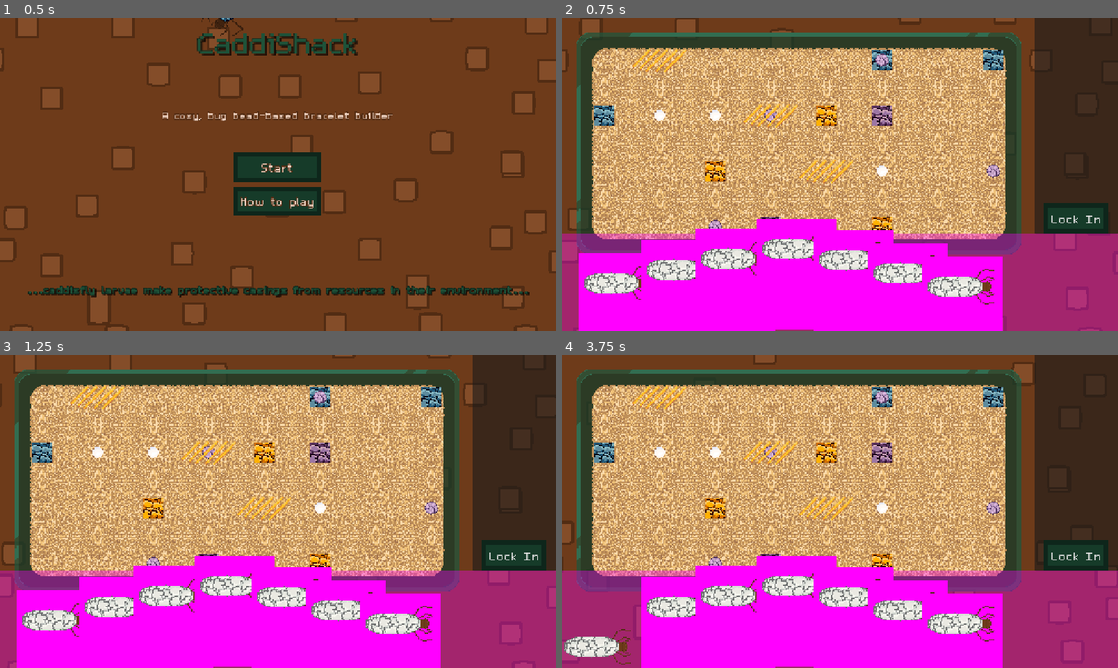
Above: before the commit, frames 1-4 (two rows, left to right).
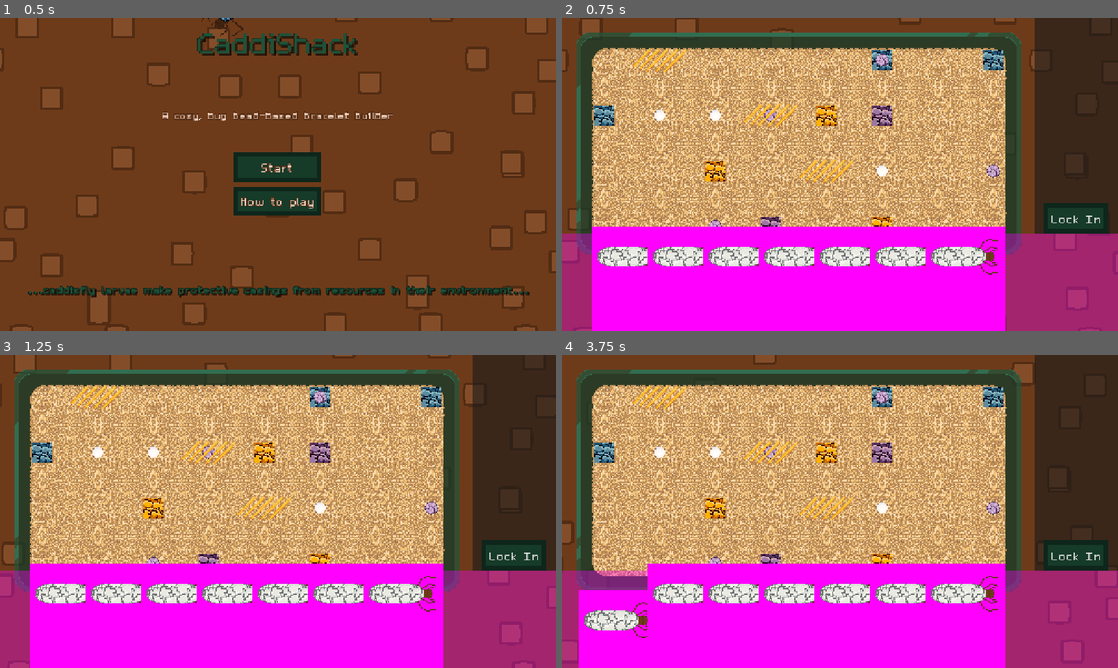
Above: after the commit, the same moments.

Repository: Splashy-Inc/caddishack
Game: Godot game, scene res://SCENES/screen_manager.tscn
Same seed, same stepped clock (60 frames per second), same inputs: the game is played once before the commit and once after it. The engine's default icon, where the game draws it, is replaced by a stand-in: a white triangle on a blue panel in a dark square.
Inputs (mouse positions are in pixels of both pictures, inside the frame that each line leads up to):
- Up to frame 1 (0.5 s): no input
- Up to frame 2 (0.75 s): click "Start" at 0.5 s
- Up to frame 3 (1.25 s): no input
- Up to frame 4 (3.75 s): click "Lock In" at 1.25 s; click "Lock In" at 2 s; click "Lock In" at 2.75 s; move the mouse to (617, 646) at 3.52 s; press the mouse at (617, 646) at 3.53 s

Frame 1 is identical in both runs. In frame 2, 9.3% of the frame differs, in the area x 3-80%, y 64-100%; in frame 3, 9.3%; in frame 4, 10%, in the area x 0-80%, y 64-100%.

Commit message:
Get card hand and management working
Able to draw cards into hand (just generates new ones right now)

Able to pull cards out of hand and place larvae in terrarium

Able to simulate, then draw new cards when it's done

Diff:
--- /dev/null
+++ b/SCENES/LARVAE/card_hand.tscn
@@ -0,0 +1,13 @@
+[gd_scene format=3 uid="uid://dac4l330kaphs"]
+
+[ext_resource type="Script" uid="uid://c1u3584lj681l" path="res://SCRIPTS/LARVAE/card_hand.gd" id="1_jwfek"]
+
+[sub_resource type="RectangleShape2D" id="RectangleShape2D_jwfek"]
+size = Vector2(896, 224)
+
+[node name="CardHand" type="Node2D" unique_id=1587952838]
+script = ExtResource("1_jwfek")
+
+[node name="HandRegion" type="CollisionShape2D" parent="." unique_id=1403408777]
+shape = SubResource("RectangleShape2D_jwfek")
+disabled = true
--- a/SCENES/LARVAE/card_handler.tscn
+++ b/SCENES/LARVAE/card_handler.tscn
@@ -12,6 +12,3 @@
 
 [node name="CollisionShape2D" type="CollisionShape2D" parent="." unique_id=1133166408]
 shape = SubResource("CircleShape2D_fpbf4")
-
-[connection signal="body_entered" from="." to="." method="_on_body_entered"]
-[connection signal="body_exited" from="." to="." method="_on_body_exited"]
--- a/SCENES/LARVAE/larva_card.tscn
+++ b/SCENES/LARVAE/larva_card.tscn
@@ -5,6 +5,9 @@
 
 [sub_resource type="PlaceholderTexture2D" id="PlaceholderTexture2D_3wmsx"]
 size = Vector2(184, 256)
+
+[sub_resource type="CircleShape2D" id="CircleShape2D_icnma"]
+radius = 1.0
 
 [sub_resource type="RectangleShape2D" id="RectangleShape2D_wnpqk"]
 size = Vector2(184, 256)
@@ -17,19 +20,26 @@
 [node name="Sprite2D" type="Sprite2D" parent="Card" unique_id=642097255]
 texture = SubResource("PlaceholderTexture2D_3wmsx")
 
-[node name="LarvaSlot" type="Node2D" parent="." unique_id=1483369864]
+[node name="LarvaSlot" type="Area2D" parent="." unique_id=957539115]
 position = Vector2(46, -60)
 rotation = 1.5707964
+collision_layer = 0
+collision_mask = 16
 
 [node name="Larva" parent="LarvaSlot" unique_id=1438854672 instance=ExtResource("1_4xgy5")]
 process_mode = 4
 z_index = 0
 
+[node name="CollisionShape2D" type="CollisionShape2D" parent="LarvaSlot" unique_id=2083541082]
+shape = SubResource("CircleShape2D_icnma")
+
 [node name="ClickableArea" type="Area2D" parent="." unique_id=1641301708]
 collision_layer = 8
-collision_mask = 0
+collision_mask = 16
 
 [node name="CollisionShape2D" type="CollisionShape2D" parent="ClickableArea" unique_id=1075871762]
 shape = SubResource("RectangleShape2D_wnpqk")
 
+[connection signal="body_entered" from="LarvaSlot" to="." method="_on_larva_slot_body_entered"]
+[connection signal="body_exited" from="LarvaSlot" to="." method="_on_larva_slot_body_exited"]
 [connection signal="input_event" from="ClickableArea" to="." method="_on_clickable_area_input_event"]
--- a/SCENES/TERRARIUM/terrarium_station.tscn
+++ b/SCENES/TERRARIUM/terrarium_station.tscn
@@ -10,7 +10,7 @@
 [ext_resource type="StyleBox" uid="uid://b4ohcrep4kgqi" path="res://RESOURCES/button_box_hover.tres" id="7_yxfdh"]
 [ext_resource type="Script" uid="uid://cm33vxylxpkwp" path="res://RESOURCES/special_material_info.gd" id="8_04exf"]
 [ext_resource type="Script" uid="uid://qiyyftxmq7nx" path="res://RESOURCES/terrarium_info.gd" id="9_s7cx1"]
-[ext_resource type="PackedScene" uid="uid://cue2ptvqn6f3r" path="res://SCENES/LARVAE/larva_card.tscn" id="10_ll8qw"]
+[ext_resource type="PackedScene" uid="uid://dac4l330kaphs" path="res://SCENES/LARVAE/card_hand.tscn" id="10_04exf"]
 
 [sub_resource type="Resource" id="Resource_d1wso"]
 script = ExtResource("7_ll8qw")
@@ -141,28 +141,9 @@
 region_enabled = true
 region_rect = Rect2(0, 0, 1280, 224)
 
-[node name="Hand" type="Node2D" parent="PlayScreen/CardSection" unique_id=950258879]
-position = Vector2(-96, -22)
-
-[node name="LarvaCard" parent="PlayScreen/CardSection/Hand" unique_id=1227121871 instance=ExtResource("10_ll8qw")]
-position = Vector2(-415, 85)
-
-[node name="LarvaCard2" parent="PlayScreen/CardSection/Hand" unique_id=1500410228 instance=ExtResource("10_ll8qw")]
-position = Vector2(-271, 54)
-
-[node name="LarvaCard3" parent="PlayScreen/CardSection/Hand" unique_id=1394797297 instance=ExtResource("10_ll8qw")]
-position = Vector2(-145, 29)
-
-[node name="LarvaCard4" parent="PlayScreen/CardSection/Hand" unique_id=113522985 instance=ExtResource("10_ll8qw")]
-position = Vector2(-4, 5)
-
-[node name="LarvaCard5" parent="PlayScreen/CardSection/Hand" unique_id=1420833387 instance=ExtResource("10_ll8qw")]
-position = Vector2(126, 30)
-
-[node name="LarvaCard6" parent="PlayScreen/CardSection/Hand" unique_id=707690389 instance=ExtResource("10_ll8qw")]
-position = Vector2(250, 60)
-
-[node name="LarvaCard7" parent="PlayScreen/CardSection/Hand" unique_id=205862127 instance=ExtResource("10_ll8qw")]
-position = Vector2(377, 91)
+[node name="CardHand" parent="PlayScreen/CardSection" unique_id=1587952838 instance=ExtResource("10_04exf")]
+position = Vector2(-96, 0)
 
 [node name="CardHandler" parent="PlayScreen" unique_id=2084620106 instance=ExtResource("2_04exf")]
+
+[connection signal="larvae_done" from="PlayScreen/Terrarium" to="." method="_on_terrarium_larvae_done"]
--- a/SCENES/TERRARIUM/tilemap_bugbox.tres
+++ b/SCENES/TERRARIUM/tilemap_bugbox.tres
@@ -178,7 +178,7 @@
 
 [resource]
 tile_size = Vector2i(128, 128)
-physics_layer_0/collision_layer = 1
+physics_layer_0/collision_layer = 0
 physics_layer_1/collision_layer = 16
 physics_layer_1/collision_mask = 0
 terrain_set_0/mode = 0
--- /dev/null
+++ b/SCRIPTS/LARVAE/card_hand.gd
@@ -0,0 +1,72 @@
+extends Node2D
+
+class_name CardHand
+
+var cards : Array[LarvaCard]
+var hand_width := 0.0
+
+@onready var hand_region: CollisionShape2D = $HandRegion
+
+# Called when the node enters the scene tree for the first time.
+func _ready() -> void:
+	hand_width = hand_region.shape.get_rect().size.x
+	draw_cards(7)
+
+# Called every frame. 'delta' is the elapsed time since the previous frame.
+func _process(delta: float) -> void:
+	pass
+
+func space_cards():
+	var num_cards = cards.size()
+	var spacing = hand_width/num_cards
+	# TODO: Make this work with both odd and even card numbers
+	var middle = num_cards/2.0 - .5
+	for i in num_cards:
+		var card = cards.get(i)
+		card.position.x = 0 - spacing * (middle - i)
+		card.global_position.y = global_position.y
+		if i < middle:
+			print("Left")
+		elif i > middle:
+			print("Right")
+		else:
+			print("Middle")
+
+func get_cards() -> Array[LarvaCard]:
+	var card_array : Array[LarvaCard]
+	for node in get_children():
+		if node is LarvaCard:
+			card_array.append(node)
+
+	return card_array
+
+func remove_card(card: LarvaCard) -> LarvaCard:
+	if card in get_cards():
+		remove_child(card)
+	else:
+		card = null
+	update_cards()
+	return card
+
+func add_card(card: LarvaCard):
+	if is_instance_valid(card.get_parent()):
+		card.reparent(self)
+	else:
+		add_child(card)
+
+	update_cards()
+
+func update_cards():
+	cards = get_cards()
+	space_cards()
+
+func draw_cards(num_cards: int):
+	var card_scene = load("res://SCENES/LARVAE/larva_card.tscn") as PackedScene
+	for i in num_cards - get_cards().size():
+		var new_card = card_scene.instantiate()
+		add_child(new_card)
+		if not new_card.dropped.is_connected(add_card):
+			new_card.dropped.connect(add_card)
+		if not new_card.died.is_connected(update_cards):
+			new_card.died.connect(update_cards)
+	update_cards()
--- a/SCRIPTS/LARVAE/card_handler.gd
+++ b/SCRIPTS/LARVAE/card_handler.gd
@@ -10,19 +10,17 @@
 # Called when the node enters the scene tree for the first time.
 func _ready() -> void:
 	CardEvents.card_clicked.connect(_on_card_clicked)
+
 # Called every frame. 'delta' is the elapsed time since the previous frame.
 func _process(delta: float) -> void:
-	global_position = get_viewport().get_mouse_position()
-
+	global_position = global_position.lerp(get_viewport().get_mouse_position(), .5)
 	if card:
-		card.global_position = card.global_position.lerp(global_position, .5)
+		card.global_position = global_position
 
 func _on_card_clicked(clicked_card: LarvaCard, button_index: MouseButton) -> void:
 	if not is_instance_valid(card):
 		if button_index == MOUSE_BUTTON_LEFT:
 			card = clicked_card
-			card_start_position = card.global_position
-			card.toggle_larva_view(true)
 
 func _unhandled_input(event: InputEvent) -> void:
 	if event is InputEventMouseButton:
@@ -34,14 +32,5 @@
 						card = null
 						return
 
-				card.global_position = card_start_position
-				card.toggle_larva_view(false)
+				card.drop()
 				card = null
-
-func _on_body_entered(body: Node2D) -> void:
-	var body_parent = body.get_parent()
-	if body_parent is Terrarium:
-		terrarium = body_parent
-
-func _on_body_exited(body: Node2D) -> void:
-	terrarium = null
--- a/SCRIPTS/LARVAE/larva_card.gd
+++ b/SCRIPTS/LARVAE/larva_card.gd
@@ -1,18 +1,25 @@
 extends Node2D
 
 class_name LarvaCard
+
+signal dropped
+signal died
 
 @onready var larva_slot: Node2D = $LarvaSlot
 @onready var larva: Larva = $LarvaSlot/Larva
 @onready var card: Node2D = $Card
 
+var terrarium : Terrarium
+var grabbed
+
+func _process(delta: float) -> void:
+	toggle_larva_view(is_instance_valid(terrarium))
+
 func toggle_larva_view(is_larva: bool):
-	if is_larva and card.visible:
-		larva.global_position = global_position
+	if is_larva:
 		larva.scale /= larva_slot.scale
 		card.hide()
-	elif not card.visible:
-		larva.position = Vector2.ZERO
+	else:
 		larva.scale *= larva_slot.scale
 		card.show()
 
@@ -22,3 +29,24 @@
 
 func get_larva() -> Larva:
 	return larva
+
+func drop():
+	if terrarium:
+		if terrarium.add_larva(larva):
+			die()
+			return
+
+	dropped.emit(self)
+
+func die():
+	get_parent().remove_child(self)
+	died.emit()
+
+func _on_larva_slot_body_entered(body: Node2D) -> void:
+	var body_parent = body.get_parent()
+	if body_parent is Terrarium:
+		terrarium = body_parent
+
+func _on_larva_slot_body_exited(body: Node2D) -> void:
+	if body.get_parent() == terrarium:
+		terrarium = null
--- a/SCRIPTS/TERRARIUM/terrarium.gd
+++ b/SCRIPTS/TERRARIUM/terrarium.gd
@@ -2,9 +2,13 @@
 
 class_name Terrarium
 
+signal bead_limit_reached
+signal larvae_done
+
 @export var info : TerrariumInfo
 @export var larvae_limit := 5
 @export var start_button : Button
+@export var bead_limit := 10
 
 @onready var material_layer: TileMapLayer = $MaterialLayer
 
@@ -91,10 +95,11 @@
 	return false
 
 func _on_larva_died(larva: Larva):
-	larva.bead.reparent(beads_container, true)
+	add_bead(larva.bead)
 	larvae_container.remove_child(larva)
 
 	if larvae_container.get_children().size() == 0:
+		larvae_done.emit()
 		larvae_running = false
 
 func start_larvae():
@@ -102,6 +107,27 @@
 		if node is Larva:
 			larvae_running = true
 			node.process_mode = Node.PROCESS_MODE_INHERIT
+
+func add_bead(new_bead: Bead) -> bool:
+	if get_beads().size() < bead_limit:
+		if is_instance_valid(new_bead.get_parent()):
+			new_bead.reparent(beads_container, true)
+		else:
+			beads_container.add_child(new_bead)
+
+		if get_beads().size() == bead_limit:
+			bead_limit_reached.emit()
+
+		return true
+	else:
+		return false
+
+func remove_bead(bead: Bead) -> Bead:
+	if bead in get_beads():
+		beads_container.remove_child(bead)
+		return bead
+	else:
+		return null
 
 func get_beads() -> Array[Bead]:
 	var beads : Array[Bead]
--- a/SCRIPTS/TERRARIUM/terrarium_station.gd
+++ b/SCRIPTS/TERRARIUM/terrarium_station.gd
@@ -1,3 +1,8 @@
 extends Station
 
 class_name TerrariumStation
+
+@onready var card_hand: CardHand = $PlayScreen/CardSection/CardHand
+
+func _on_terrarium_larvae_done() -> void:
+	card_hand.draw_cards(7)
Not shown, added: SCRIPTS/LARVAE/card_hand.gd.uid
